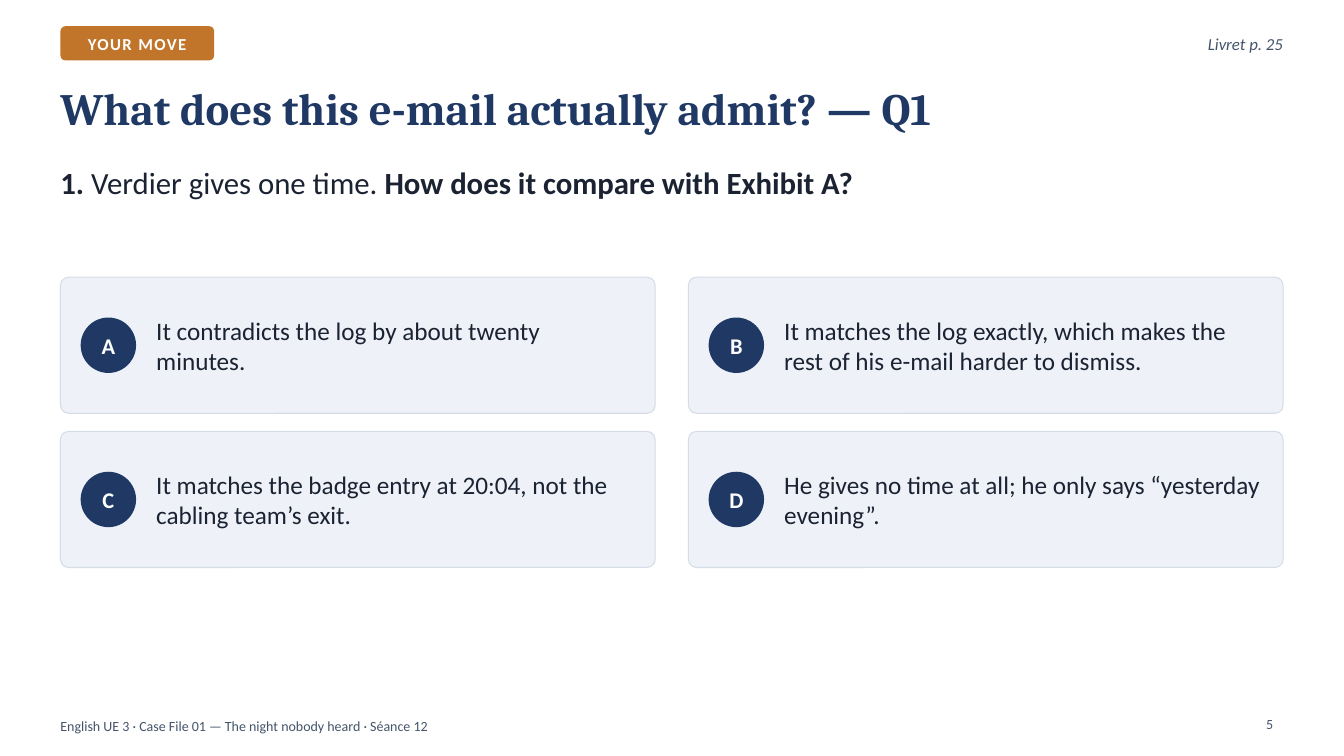
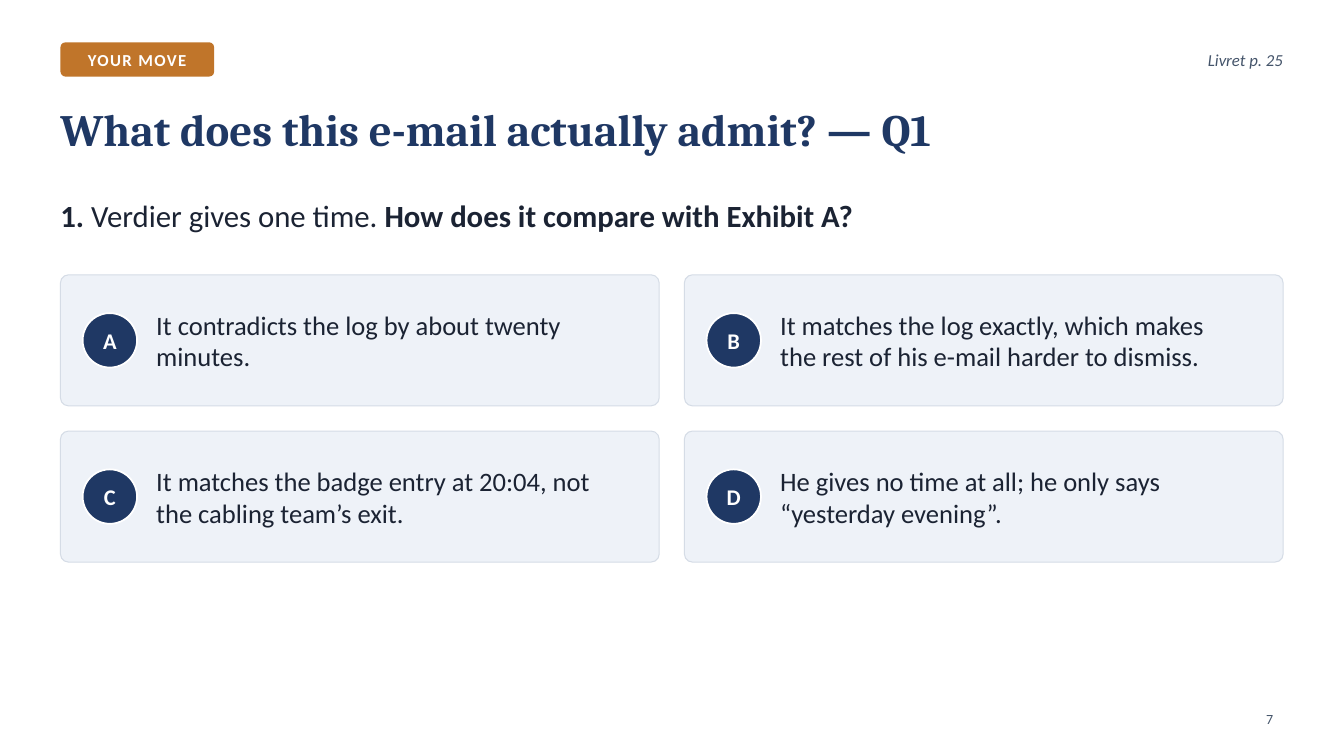
Before and after one commit to ajouniaux/talenleren, a slide deck: slide 7 of powerpoints/Seance_12_Scene5_What_the_email_admits.pptx (slide 5 before the commit). Drawn at 1344x756 pixels with LibreOffice and Linux fonts; fonts in the diff are those of the drawing. Boxes give left, top, right and bottom in pixels: in the first picture for what was removed or moved away, otherwise in the second. Text is boxed around its words. In the diff, an @@ line names an element or a change of style, - is before the commit and + after.

```diff
--- a/powerpoints/Seance_12_Scene5_What_the_email_admits.pptx
+++ b/powerpoints/Seance_12_Scene5_What_the_email_admits.pptx
@@ rounded rectangle "YOUR MOVE": place and size @@
-rounded rectangle "YOUR MOVE" at (60, 26, 214, 60)
+rounded rectangle "YOUR MOVE" at (60, 42, 214, 77)
@@ text "Livret p. 25": place and size @@
-text "Livret p. 25" at (1208, 38, 1283, 53)
+text "Livret p. 25" at (1208, 54, 1283, 69)
@@ title "What does this e-mail actually ...": place and size @@
-title "What does this e-mail actually ..." at (60, 94, 932, 135)
+title "What does this e-mail actually ..." at (60, 115, 932, 156)
@@ text "1. Verdier gives one time. ...": place and size @@
-text "1. Verdier gives one time. ..." at (60, 172, 853, 200)
+text "1. Verdier gives one time. ..." at (60, 205, 853, 233)
@@ rounded rectangle: place and size @@
-rounded rectangle at (60, 277, 655, 413)
+rounded rectangle at (60, 275, 659, 406)
@@ proportions changed in 4 elements at (60, 432, 659, 563), (685, 432, 1284, 563), (60, 275, 659, 406), (685, 275, 1284, 406) @@
@@ rounded rectangle: place and size @@
-rounded rectangle at (689, 277, 1284, 413)
+rounded rectangle at (685, 275, 1284, 406)
@@ size 18 to 19 pt in 4 elements at (156, 472, 590, 528), (780, 472, 1160, 528), (156, 316, 560, 366), (780, 316, 1204, 366) @@
@@ ellipse removed at (81, 318, 136, 373) @@
@@ ellipse "A": place and size @@
-ellipse "A" at (102, 339, 116, 354)
+ellipse "A" at (83, 314, 137, 368)
@@ fill none to #1F3864; outline none to #FFFFFF 1.25 pt in 4 elements at (83, 470, 137, 524), (707, 470, 761, 524), (83, 314, 137, 368), (707, 314, 761, 368) @@
@@ ellipse "B": place and size @@
-ellipse "B" at (730, 339, 743, 354)
+ellipse "B" at (707, 314, 761, 368)
@@ ellipse removed at (709, 318, 764, 373) @@
@@ rounded rectangle: place and size @@
-rounded rectangle at (60, 432, 655, 568)
+rounded rectangle at (60, 432, 659, 563)
@@ rounded rectangle: place and size @@
-rounded rectangle at (689, 432, 1284, 568)
+rounded rectangle at (685, 432, 1284, 563)
@@ ellipse removed at (81, 472, 136, 527) @@
@@ ellipse "C": place and size @@
-ellipse "C" at (102, 493, 114, 508)
+ellipse "C" at (83, 470, 137, 524)
@@ ellipse "D": place and size @@
-ellipse "D" at (729, 493, 743, 508)
+ellipse "D" at (707, 470, 761, 524)
@@ ellipse removed at (709, 472, 764, 527) @@
@@ page number added at (1266, 715, 1273, 724), 10 pt, text #44546A @@
+7
@@ text removed at (60, 721, 428, 734) @@
-English UE 3 · Case File 01 — The night nobody heard · Séance 12
@@ page number removed at (1266, 720, 1273, 729) @@
-5
```
Also in this commit, not shown: 18 other slides changed, 15 slides added, 3 slides removed, 7 other files.
